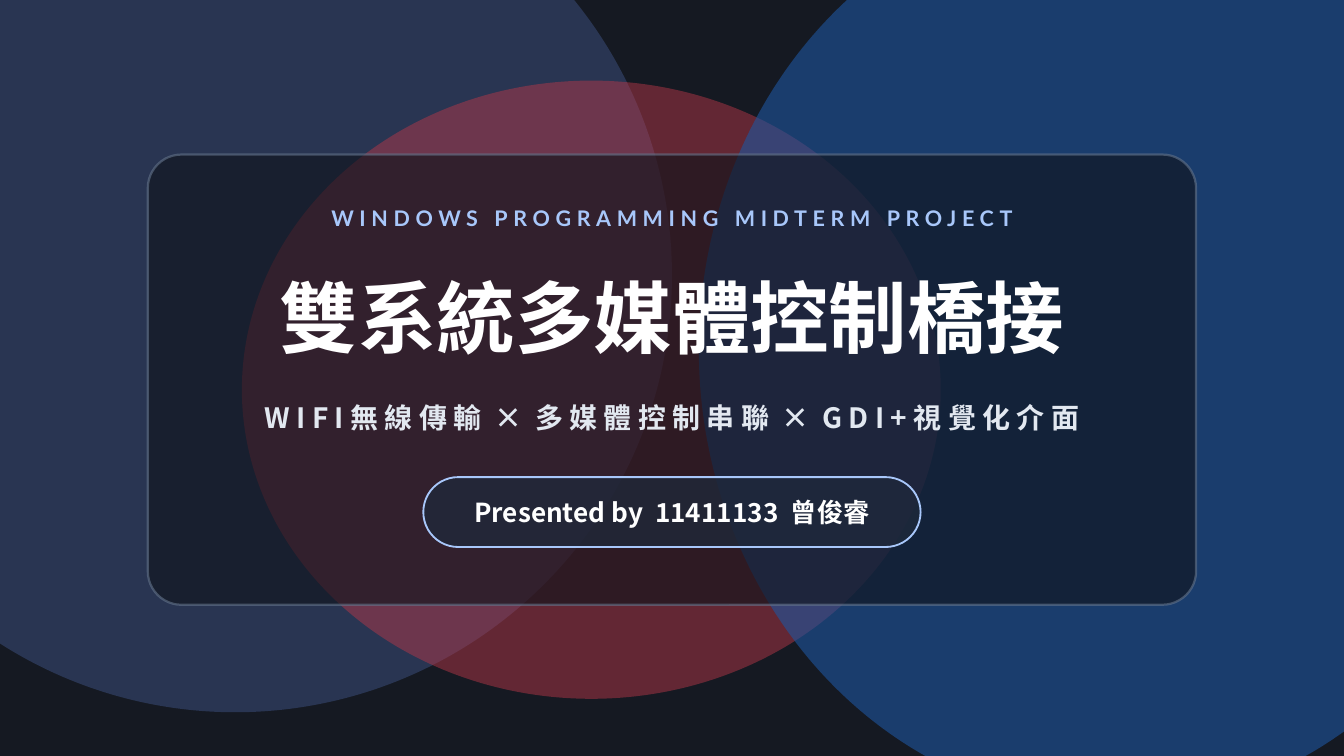
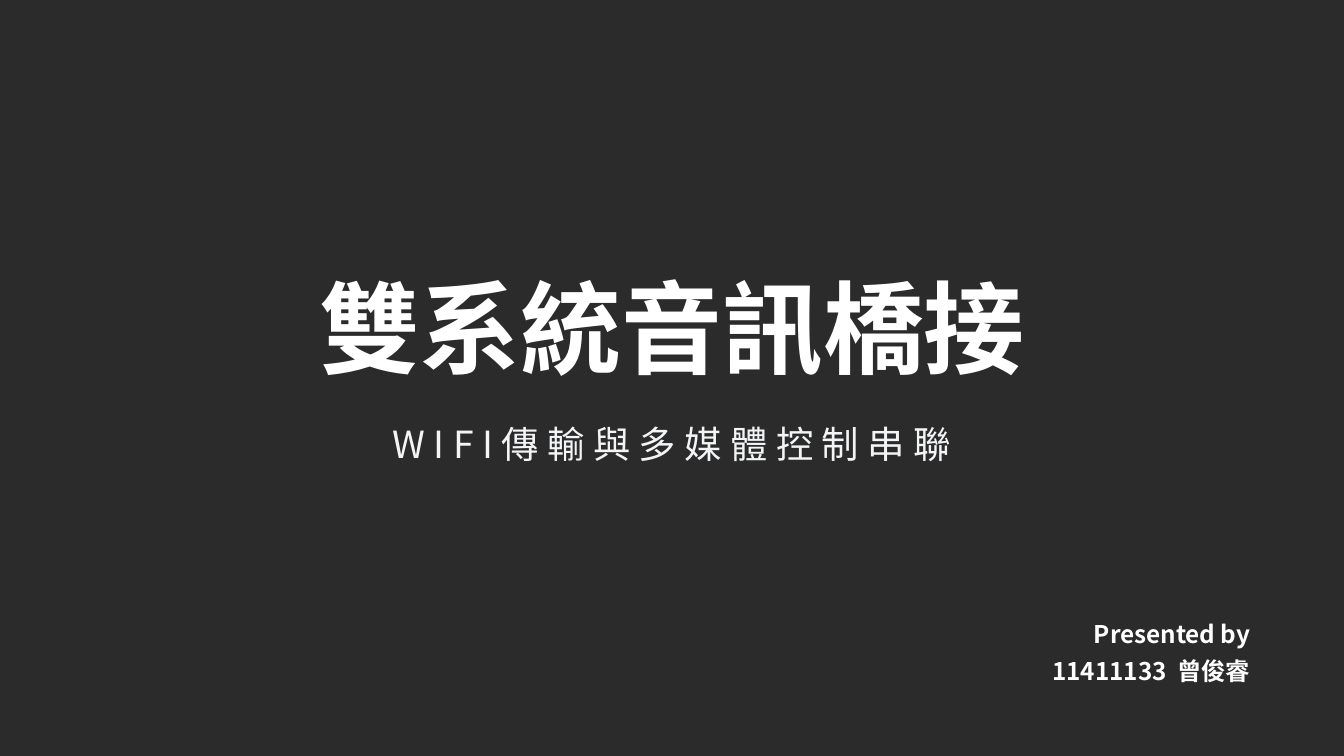
Before and after one commit to issiki9401/Programs, a slide deck: slide 1 of windows programming/midterm/視窗程式設計期中報告_11411133_曾俊睿.pptx. Drawn at 1344x756 pixels with LibreOffice and Linux fonts; fonts in the diff are those of the drawing; background and template pictures are left out; a plain dark background stands for a picture behind light text. Boxes give left, top, right and bottom in pixels: in the first picture for what was removed or moved away, otherwise in the second. Text is boxed around its words. In the diff, an @@ line names an element or a change of style, - is before the commit and + after.

Commit message:
modified:   "windows programming/midterm/\350\246\226\347\252\227\347\250\213\345\274\217\350\250\255\350\250\210\346\234\237\344\270\255\345\240\261\345\221\212_11411133_\346\233\276\344\277\212\347\235\277.pptx"

```diff
--- a/windows programming/midterm/視窗程式設計期中報告_11411133_曾俊睿.pptx
+++ b/windows programming/midterm/視窗程式設計期中報告_11411133_曾俊睿.pptx
@@ background #151922 to picture (left out) @@
@@ ellipse removed at (0,0,672,712) @@
@@ ellipse removed at (699,0,1344,756) @@
@@ ellipse removed at (242,81,941,699) @@
@@ rounded rectangle removed at (148,155,1196,605) @@
@@ text removed at (331,210,1013,226) @@
-WINDOWS PROGRAMMING MIDTERM PROJECT
@@ text at (319,279,1025,376): text changed; size 42 to 54 pt @@
-雙系統多媒體控制橋接
+雙系統音訊橋接
@@ text at (393,426,951,461): text changed; size 15 to 20 pt; text colour #E2E8F0 to #F3F4F6; bold off @@
-W I F I 無 線 傳 輸 × 多 媒 體 控 制 串 聯 × G D I + 視 覺 化 介 面
+W I F I 傳 輸 與 多 媒 體 控 制 串 聯
@@ rounded rectangle removed at (423,477,921,547) @@
@@ text at (1052,623,1250,682): text changed; size 14 to 13 pt @@
-Presented by 11411133 曾俊睿
+Presented by
+11411133 曾俊睿
```
Also in this commit, not shown: 1 other slide changed, 6 slides added, 9 slides removed.
